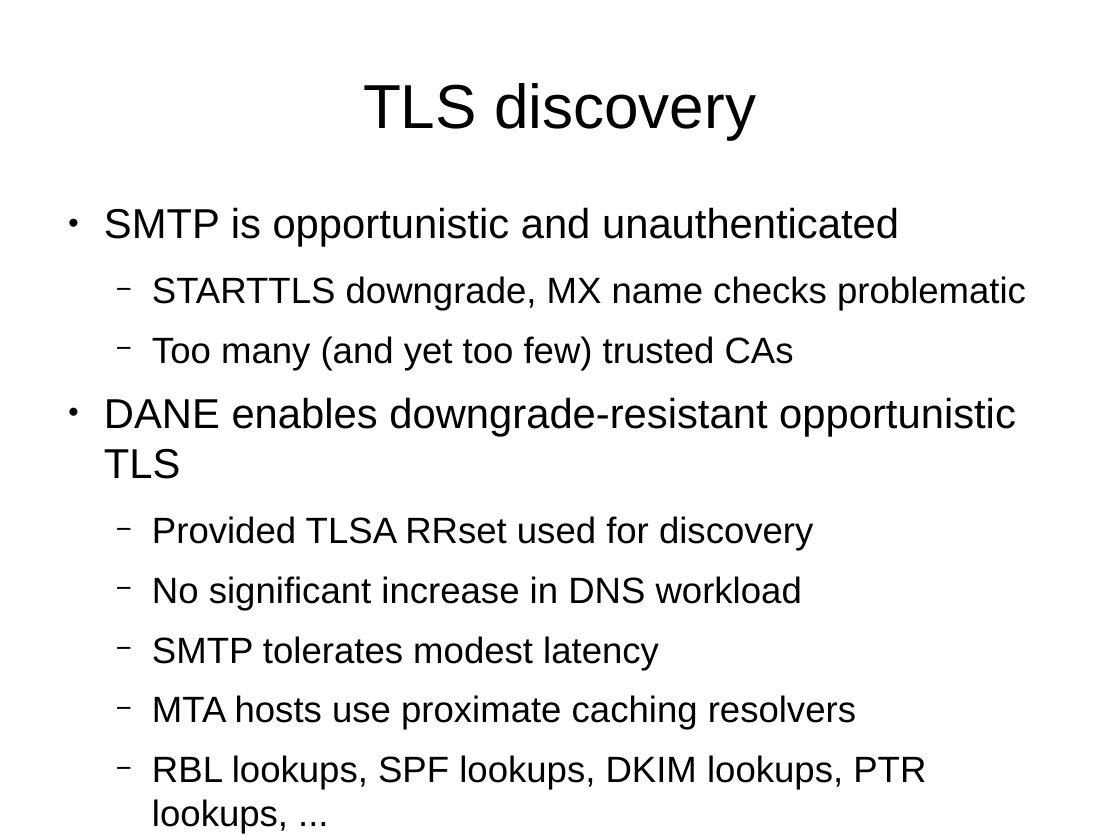
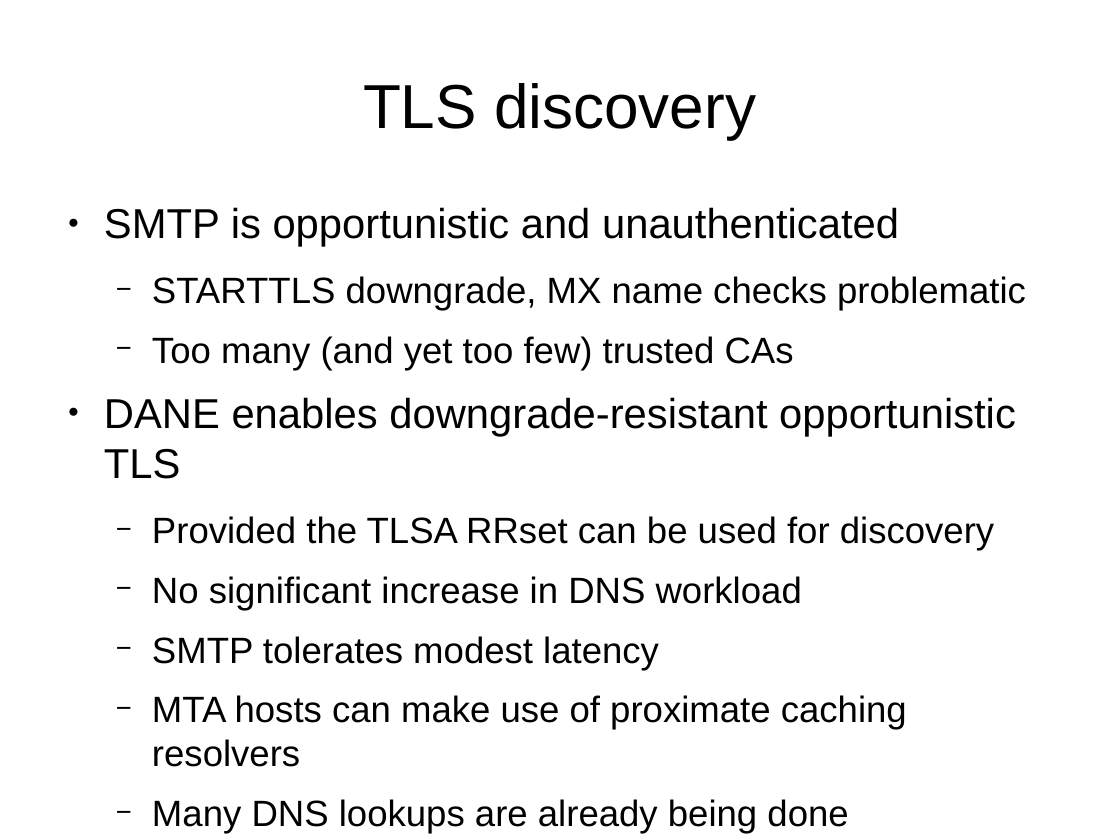
Before and after one commit to vdukhovni/ietf, a slide deck: slide 2 of DANE-SMTP.odp. Drawn at 1120x840 pixels with LibreOffice and Linux fonts; fonts in the diff are those of the drawing. Boxes give left, top, right and bottom in pixels: in the first picture for what was removed or moved away, otherwise in the second. Text is boxed around its words. In the diff, an @@ line names an element or a change of style, - is before the commit and + after.

Commit message:
minor changes

```diff
--- a/DANE-SMTP.odp
+++ b/DANE-SMTP.odp
@@ text "SMTP is opportunistic and unauthenticated" at (104,207,1026,834): size 25.9 to 22.2 pt in "RBL lookups, SPF lookups, DKIM lookups, PTR ..."; bullet − to ●; list level 2 to 3 in "RBL lookups, SPF lookups, DKIM ..." @@
@@ text at (152,516,994,550): text changed @@
-  − Provided TLSA RRset used for discovery
+  − Provided the TLSA RRset can be used for discovery
@@ text at (152,695,907,834): text changed @@
-  − MTA hosts use proximate caching resolvers
+  − MTA hosts can make use of proximate caching resolvers
+  − Many DNS lookups are already being done
```
Also in this commit, not shown: 2 other slides changed.
